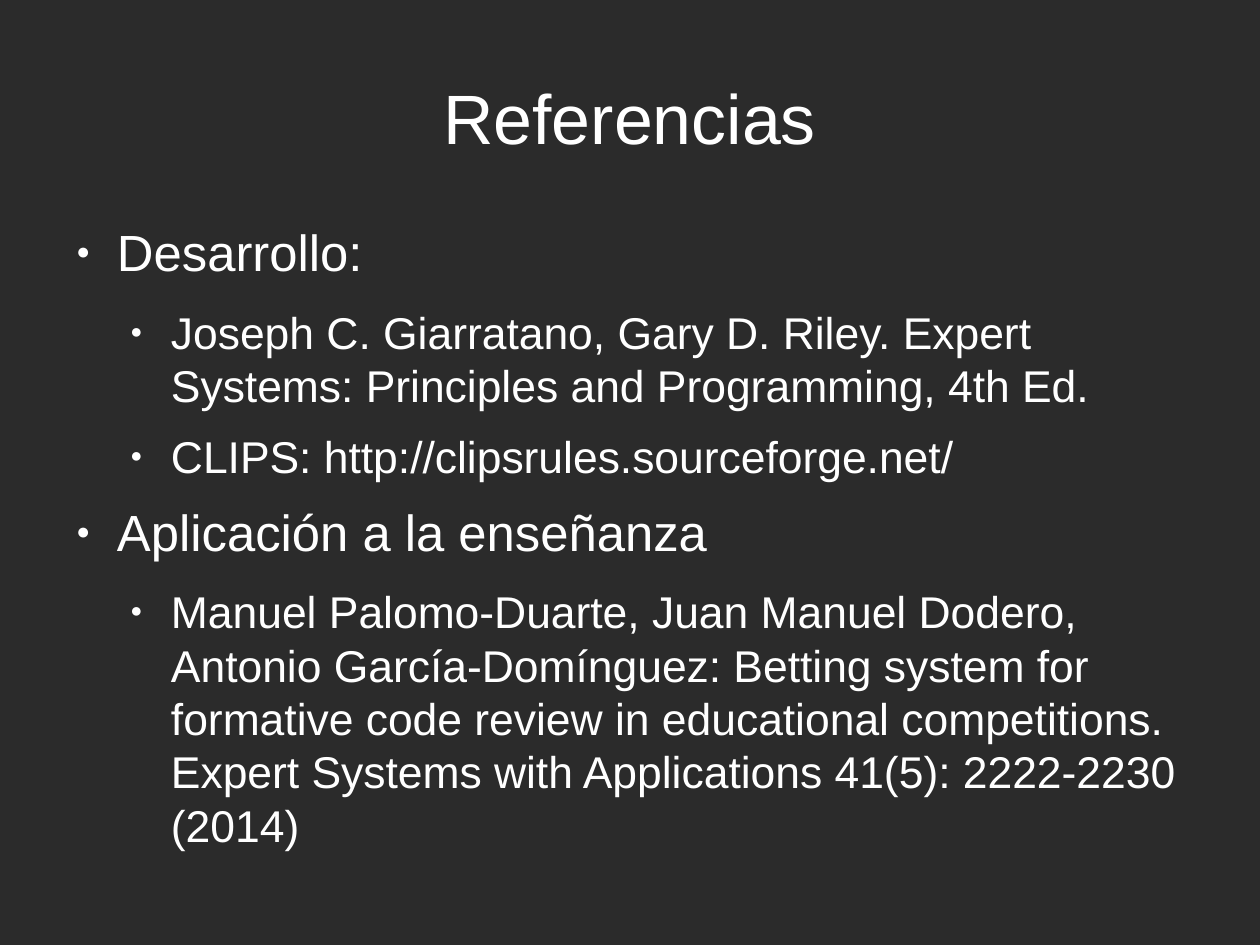
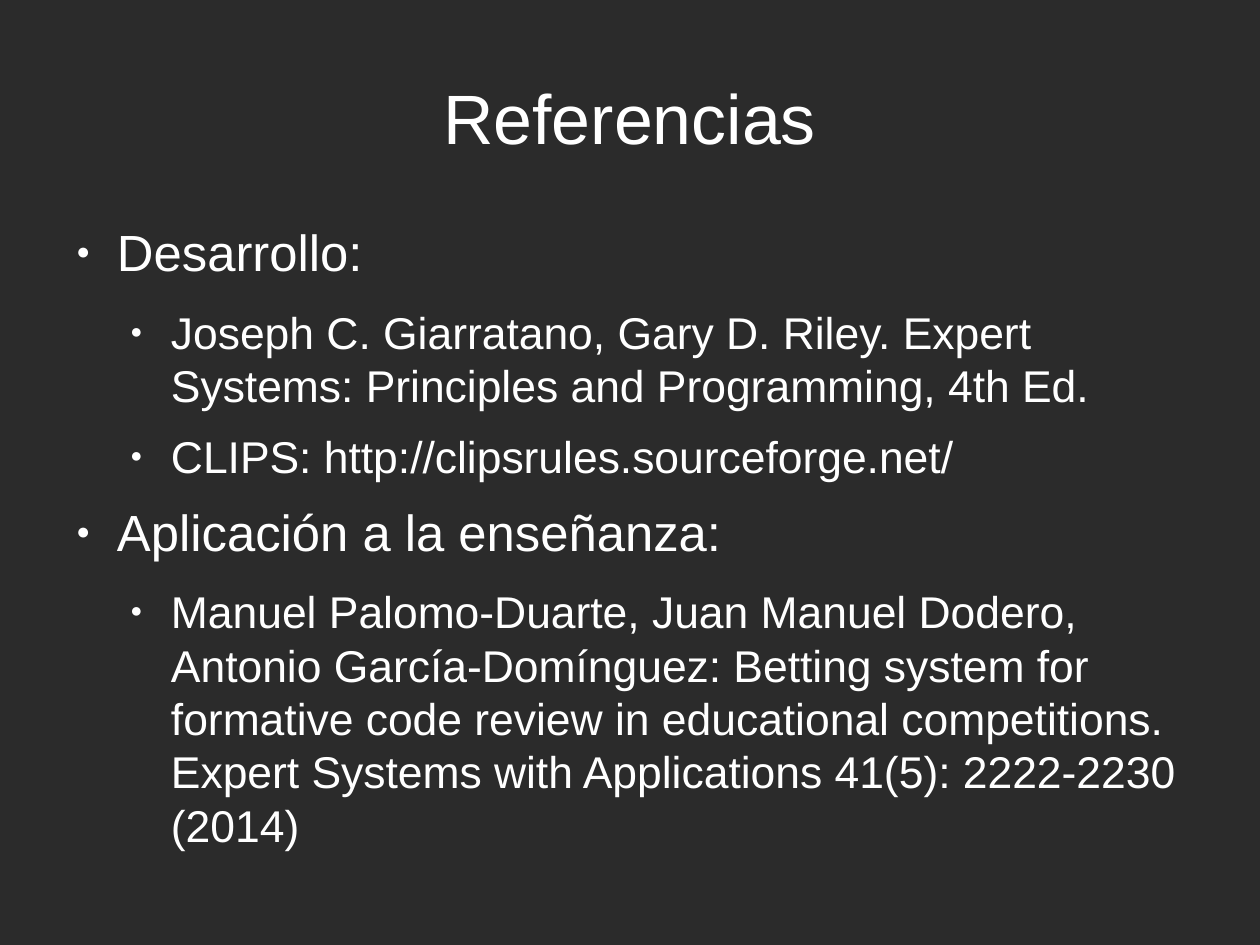
Before and after one commit to rompehielos013013013/gsiege, a slide deck: slide 38 of presentacion/expertoUCLM2014/SSEE-IA.odp (slide 32 before the commit). Drawn at 1260x945 pixels with LibreOffice and Linux fonts; fonts in the diff are those of the drawing; background and template pictures are left out; a plain dark background stands for a picture behind light text. Boxes give left, top, right and bottom in pixels: in the first picture for what was removed or moved away, otherwise in the second. Text is boxed around its words. In the diff, an @@ line names an element or a change of style, - is before the commit and + after.

```diff
--- a/presentacion/expertoUCLM2014/SSEE-IA.odp
+++ b/presentacion/expertoUCLM2014/SSEE-IA.odp
@@ text at [117,513,721,562]: text changed @@
-● Aplicación a la enseñanza
+● Aplicación a la enseñanza:
```
Also in this commit, not shown: 17 other slides changed, 6 slides added, 1 other file.
